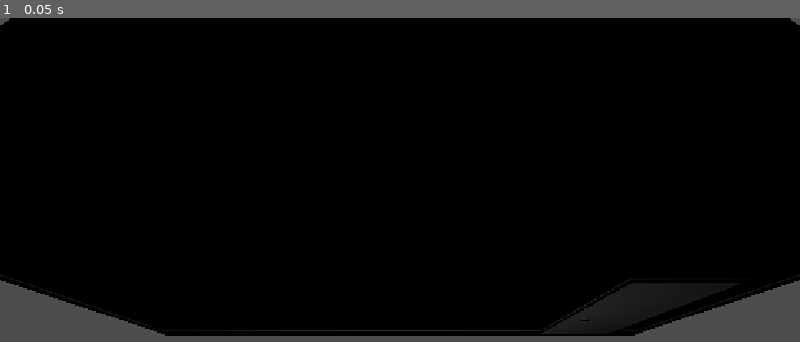
Above: before the commit, frame 1.
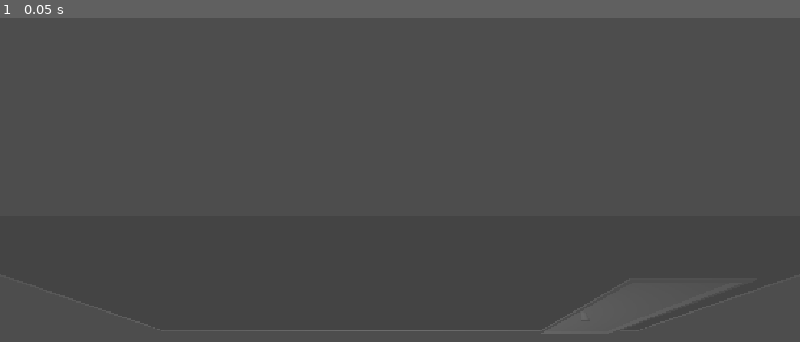
Above: after the commit, the same moment.

Repository: kinako-omiso/Summer_HoEi
Game: Godot game, scene res://temp_main.tscn
Same seed, same stepped clock (60 frames per second), same inputs: the game is played once before the commit and once after it.
Inputs:
- Up to frame 1 (0.05 s): no input

The runs differ from the first frame. In frame 1, 94% of the frame differs, in the area x 0-100%, y 0-99%.

Commit message:
#13 lights_outシグナルを受け取るとグローバルグループlightsのライトすべてのエネルギーを0に変更する機能を追加、プレイヤー用のライトを追加

Diff:
--- a/player.tscn
+++ b/player.tscn
@@ -23,6 +23,10 @@
 transform = Transform3D(1, 0, 0, 0, 1, 0, 0, 0, 1, 0, 0.7, -0.499)
 cull_mask = 1048574
 
+[node name="SpotLight3D" type="SpotLight3D" parent="PlayerCamera" unique_id=1951833508]
+layers = 5
+spot_range = 6.0
+
 [node name="Area3D" type="Area3D" parent="." unique_id=1007189964]
 collision_layer = 0
 collision_mask = 2
@@ -32,4 +36,6 @@
 shape = SubResource("CylinderShape3D_mrimj")
 debug_color = Color(0.578948, 0.5525206, 0.029899785, 0.41960785)
 
+[node name="OmniLight3D" type="OmniLight3D" parent="." unique_id=1345512347]
+
 [connection signal="body_entered" from="Area3D" to="." method="_on_area_3d_body_entered"]
--- a/project.godot
+++ b/project.godot
@@ -19,6 +19,10 @@
 
 window/stretch/mode="canvas_items"
 window/stretch/aspect="expand"
+
+[global_group]
+
+lights="ブレイカーで消灯するライト"
 
 [input]
 
--- a/temp_main.gd
+++ b/temp_main.gd
@@ -27,3 +27,7 @@
 # 仮死亡表示
 func _on_player_hit() -> void:
 	print("you die")
+
+# 消灯システム
+func _on_breaker_lights_out() -> void:
+	get_tree().set_group("lights", "light_energy", 0.0)
--- a/temp_main.tscn
+++ b/temp_main.tscn
@@ -9,6 +9,9 @@
 [ext_resource type="PackedScene" path="res://assets/3DModel/ceiling_square.tscn" id="7_ceiling"]
 [ext_resource type="PackedScene" uid="uid://dqwbx620higo1" path="res://demomonster/demomonster.tscn" id="8_rvlho"]
 [ext_resource type="PackedScene" uid="uid://dtwqe00ewj4d" path="res://demobreaker/breaker.tscn" id="9_qls1m"]
+
+[sub_resource type="Environment" id="Environment_k8684"]
+ambient_light_energy = 0.0
 
 [node name="TempMain" type="Node" unique_id=1148120628]
 script = ExtResource("1_27twd")
@@ -33,10 +36,11 @@
 [node name="Ceiling" parent="." unique_id=228665491 instance=ExtResource("7_ceiling")]
 transform = Transform3D(1, 0, 0, 0, 1, 0, 0, 0, 1, 0, 6.3, 0)
 
-[node name="AreaLight3D" type="AreaLight3D" parent="." unique_id=1713571431]
+[node name="AreaLight3D" type="AreaLight3D" parent="." unique_id=1713571431 groups=["lights"]]
 transform = Transform3D(1, 0, 0, 0, 5.9604645e-08, 1, 0, -1, 5.9604645e-08, 0, 5.8, 0)
 layers = 4
-area_range = 12.0
+light_energy = 2.0
+area_range = 18.0
 
 [node name="MainCamera" type="Camera3D" parent="." unique_id=698277762]
 transform = Transform3D(1, 0, 0, 0, 0.5, 0.86602545, 0, -0.86602545, 0.5, 0, 9, 9)
@@ -50,4 +54,8 @@
 [node name="Breaker" parent="." unique_id=1162135650 instance=ExtResource("9_qls1m")]
 transform = Transform3D(-4.371139e-08, 0, 1, 0, 1, 0, -1, 0, -4.371139e-08, 6.595, 2, 0)
 
+[node name="WorldEnvironment" type="WorldEnvironment" parent="." unique_id=692099210]
+environment = SubResource("Environment_k8684")
+
 [connection signal="hit" from="Player" to="." method="_on_player_hit"]
+[connection signal="lights_out" from="Breaker" to="." method="_on_breaker_lights_out"]
